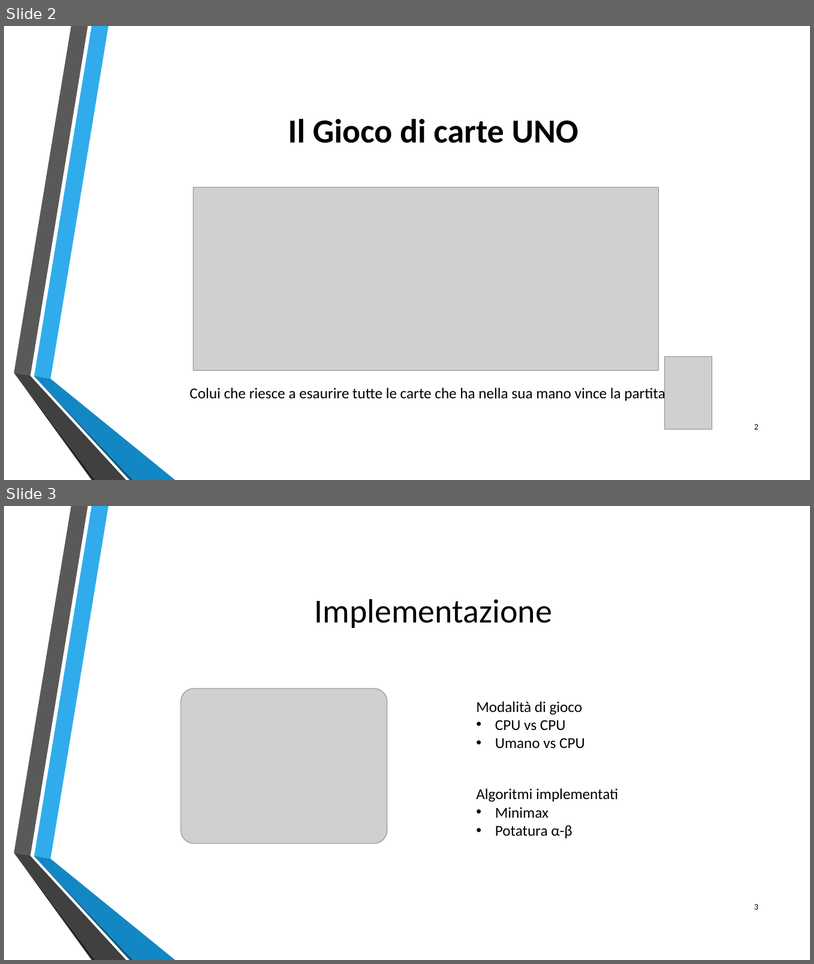
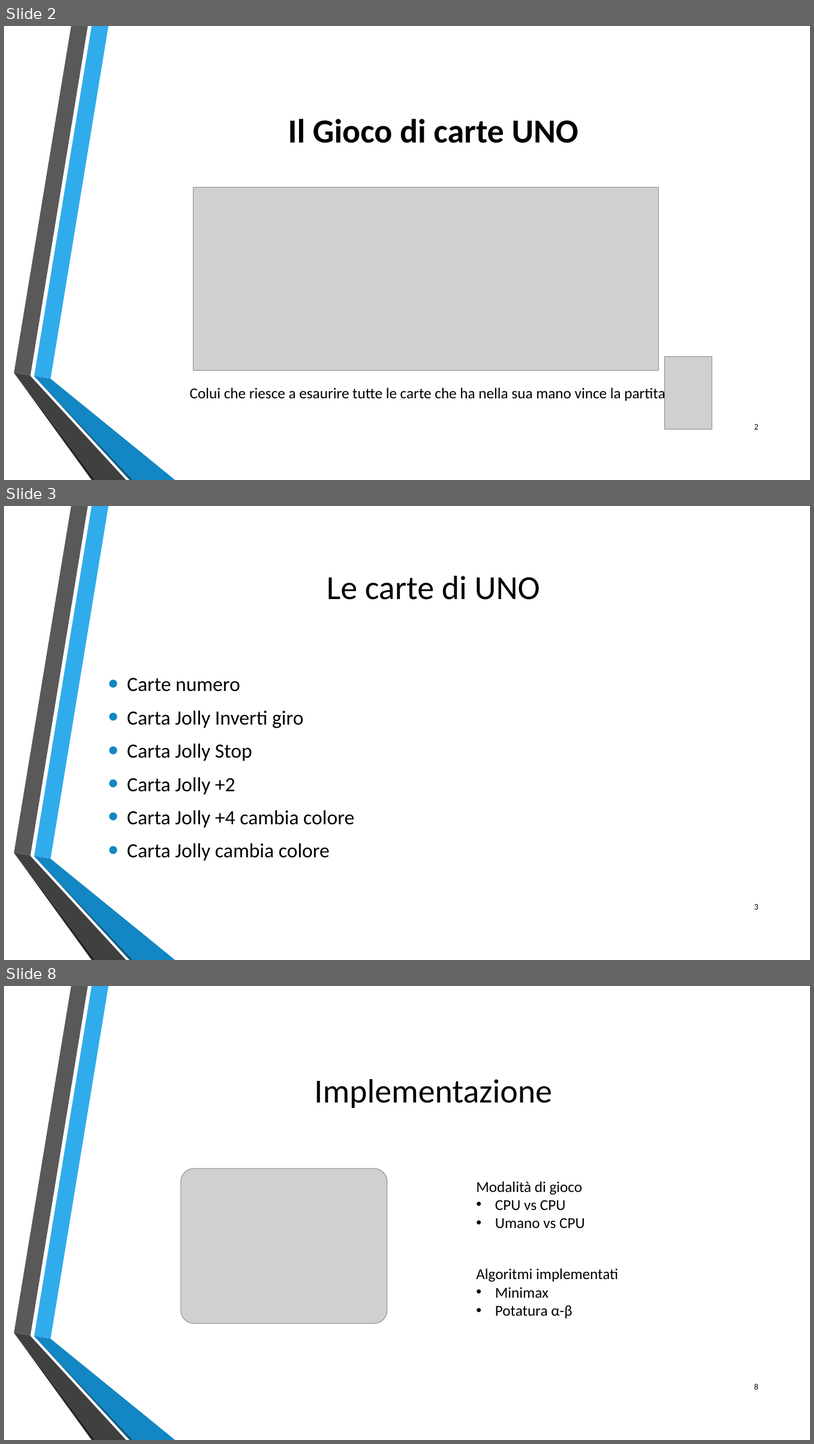
Before and after one commit to trueGek/artificial_intelligence, a slide deck: presentazione/Intelligenza Artificiale.pptx. Shown one above the other, each under a label of ours: slides 2 and 3 before the commit, slides 2, 3 and 8 after it; the slides between them are not shown. The pictures are 814x964 and 814x1444 pixels, drawn with LibreOffice and Linux fonts; fonts in the diff are those of the drawing; grey boxes stand for pictures; background and template pictures are left out. Boxes give left, top, right and bottom in pixels: in the first picture for what was removed or moved away, otherwise in the second. Text is boxed around its words. In the diff, an @@ line names an element or a change of style, - is before the commit and + after.

```diff
--- a/presentazione/Intelligenza Artificiale.pptx
+++ b/presentazione/Intelligenza Artificiale.pptx
@@ slide 3 added at <box>4,506,810,960</box>, background picture (left out); not listed: 6 template elements that a slide beside it also shows @@
@@ title added at <box>327,576,540,600</box>, 40 pt, text #000000 @@
+Le carte di UNO
@@ text added at <box>127,678,354,861</box>, 24 pt, text #000000 @@
+• Carte numero
+• Carta Jolly Inverti giro
+• Carta Jolly Stop
+• Carta Jolly +2
+• Carta Jolly +4 cambia colore
+• Carta Jolly cambia colore
@@ page number added at <box>755,904,759,909</box>, 10 pt, text #000000 @@
+3
@@ what was slide 3 is now slide 8 @@
@@ page number at <box>755,1383,759,1389</box>: text changed @@
-3
+8
```
Also in this commit, not shown: 4 other slides added, 1 slide removed.
